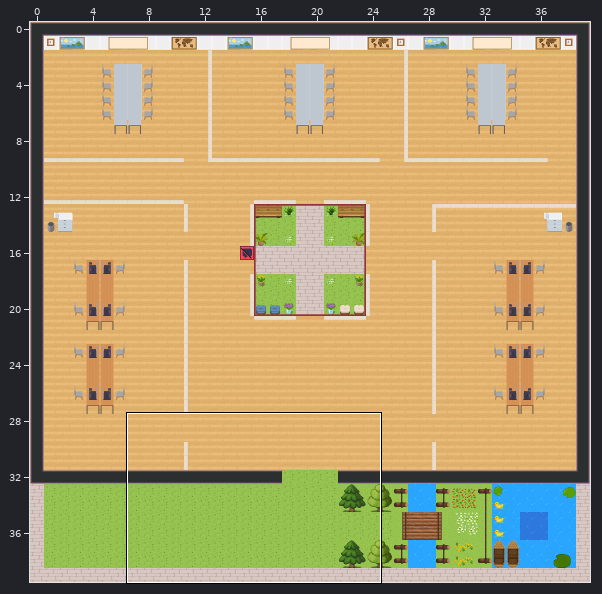
Tiled map (JSON), stored at map.tmj. Above, an overview of the earlier version with the close-up marked.
Close-up. Before:
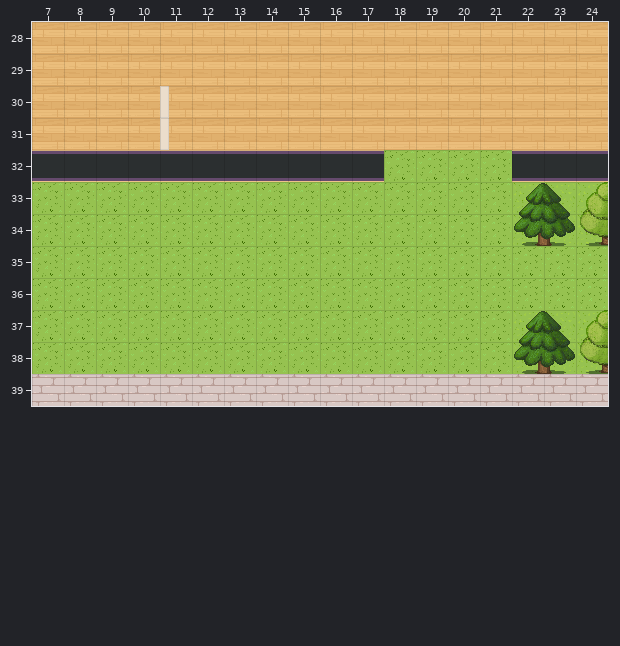
Cells are 32x32 px. Shown: x 7..24, y 28..39. The commit also changed other parts of the map, which this record leaves out.
Once edited:
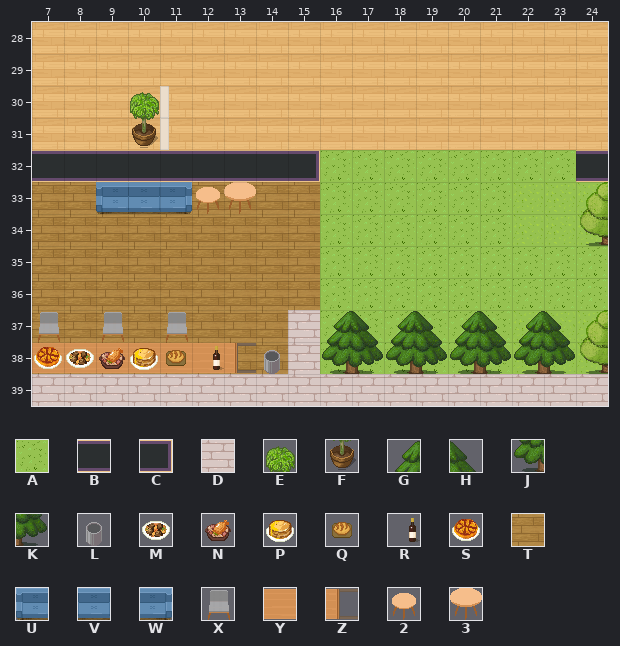
Key: from "Chunk 1": A 4, B 24, C 30 turned 270, D 38; from "WA_Decoration": E 78, F 90; from "WA_Exterior": G 334, H 335, J 359, K 360; from "WA_Miscellaneous": L 60, M 91, N 92, P 93, Q 94, R 95, S 103; from "WA_Room_Builder": T 375; from "WA_Seats": U 23, V 24, W 25, X 117; from "WA_Tables": Y 12 turned 90, Z 22 turned 270, 2 140, 3 141.
_ is an empty cell.
Change:
Layer "Ground/floor/tile-floor-1":
Tile A gives way to one hidden under a higher layer in row 33 at x 10; in rows 37 to 38 at x 15.
Tile T replaces tile A in row 33 at x 7 to 9 and 11 to 15; in rows 34 to 36 at x 7 to 15; in rows 37 to 38 at x 7 to 14.
Layer "Ground/walls/tile-walls1":
Tile C replaces tile B in row 32 at x 15.
Tile D is added in rows 37 to 38 at x 15.
The author cleared tile B in row 32 at x 16 to 17 and 22 to 23.
Layer "Ground/furnitures/tile-texture-level-1":
Tile 2 is added in row 33 at x 12.
Tile 3 is added in row 33 at x 13.
Tile E is added in row 30 at x 10.
Tile F is added in row 31 at x 10.
Tile G is added in row 37 at x 16, 18 and 20.
Tile H is added in row 37 at x 17, 19 and 21.
Tile J is added in row 38 at x 16, 18 and 20.
Tile K is added in row 38 at x 17, 19 and 21.
Tile L is added in row 38 at x 14.
Tile U is added in row 33 at x 9.
Tile V is added in row 33 at x 10.
Tile W is added in row 33 at x 11.
Tile X is added in row 37 at x 7, 9 and 11.
Tile Y is added in row 38 at x 7 to 12.
Tile Z is added in row 38 at x 13.
The author cleared tile G in row 33 at x 22.
The author cleared tile H in row 33 at x 23.
The author cleared tile J in row 34 at x 22.
The author cleared tile K in row 34 at x 23.
Layer "Ground/furnitures/tile-texture-level-2":
Tile M is added in row 38 at x 8.
Tile N is added in row 38 at x 9.
Tile P is added in row 38 at x 10.
Tile Q is added in row 38 at x 11.
Tile R is added in row 38 at x 12.
Tile S is added in row 38 at x 7.
Where, in picture pixels (left, top, right, bottom), the same in both close-ups:
added: (130, 92, 159, 148)
changed: (32, 150, 511, 374)
removed: (512, 150, 576, 246)
